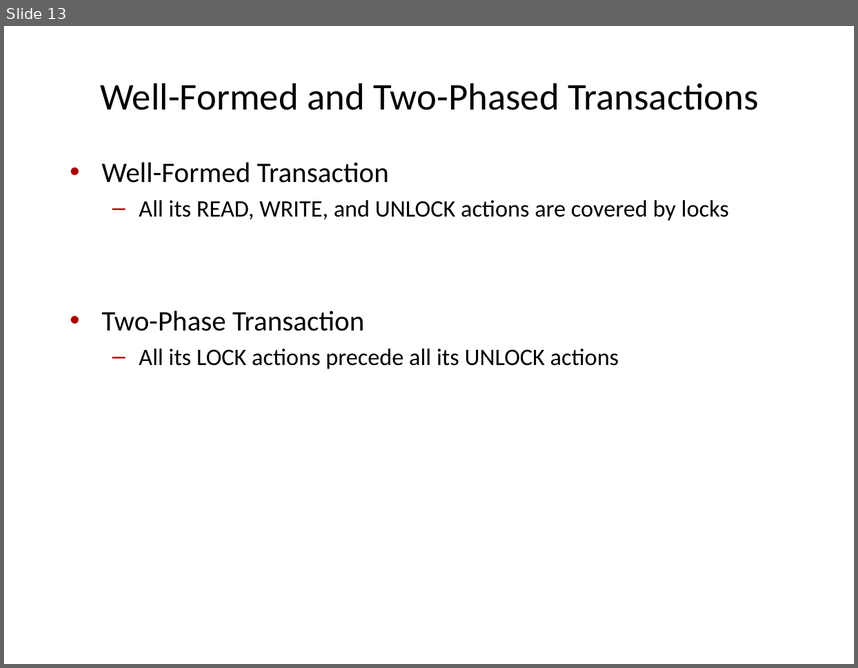
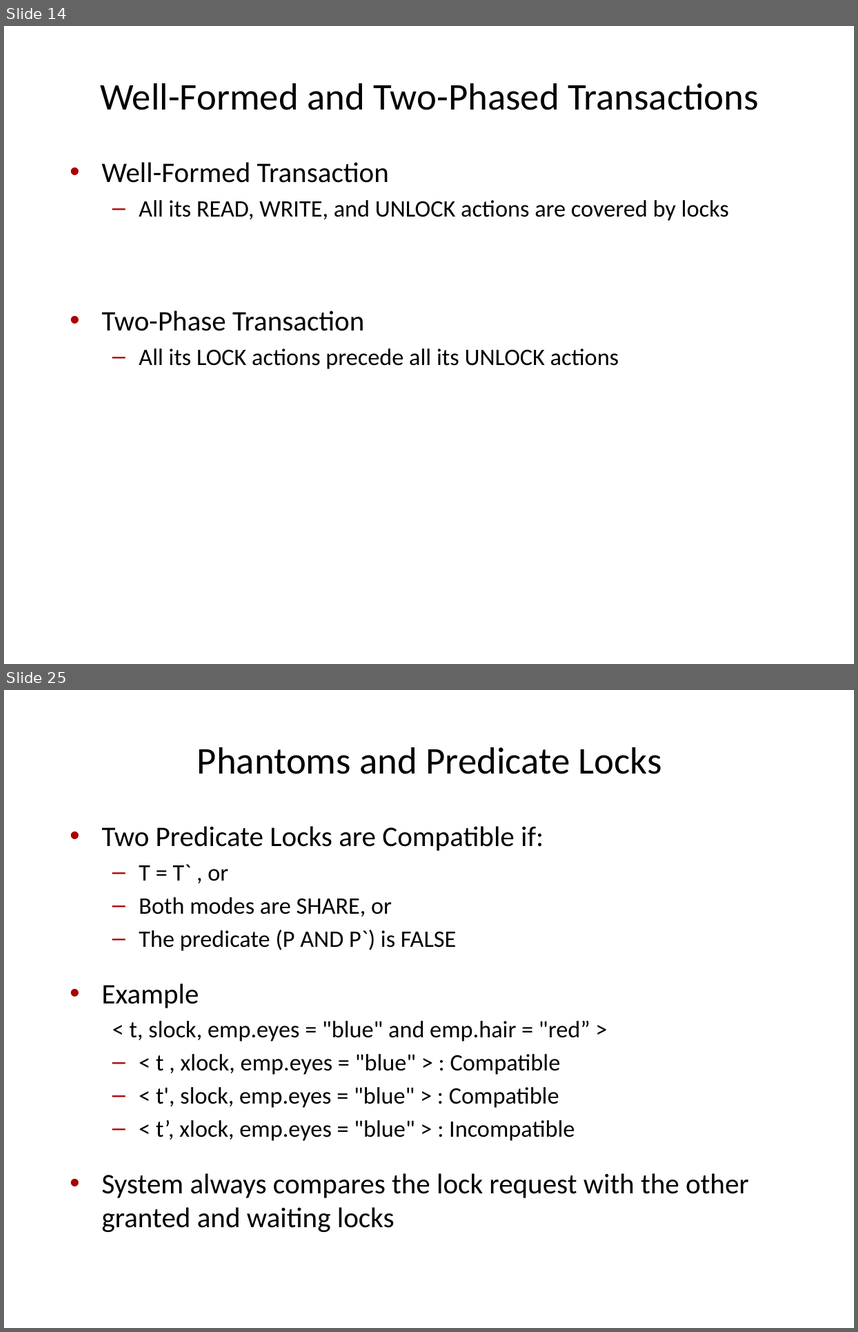
Before and after one commit to VLDB-Study/transaction-processing-study, a slide deck: chapter7/slides/Ch7-Isolation_concepts.pptx. Shown one above the other, each under a label of ours: slide 13 before the commit, slides 14 and 25 after it; the slides between them are not shown. The pictures are 858x668 and 858x1332 pixels, drawn with LibreOffice and Linux fonts; fonts in the diff are those of the drawing. Boxes give left, top, right and bottom in pixels: in the first picture for what was removed or moved away, otherwise in the second. Text is boxed around its words. In the diff, an @@ line names an element or a change of style, - is before the commit and + after.

```diff
--- a/chapter7/slides/Ch7-Isolation_concepts.pptx
+++ b/chapter7/slides/Ch7-Isolation_concepts.pptx
@@ slide 25 added at (x1=4, y1=690, x2=854, y2=1328), background #FFFFFF @@
@@ title added at (x1=197, y1=747, x2=662, y2=774), 32 pt, text #000000 @@
+Phantoms and Predicate Locks
@@ text added at (x1=102, y1=826, x2=749, y2=1232), 20 pt, text #000000 @@
+• Two Predicate Locks are Compatible if:
+  – T = T` , or
+  – Both modes are SHARE, or
+  – The predicate (P AND P`) is FALSE
+• Example
+  < t, slock, emp.eyes = "blue" and emp.hair = "red” >
+  – < t , xlock, emp.eyes = "blue" > : Compatible
+  – < t', slock, emp.eyes = "blue" > : Compatible
+  – < t’, xlock, emp.eyes = "blue" > : Incompatible
+• System always compares the lock request with the other granted and waiting locks
@@ what was slide 13 is now slide 14 @@
```
Also in this commit, not shown: 7 slides changed, 21 other slides added, 4 slides removed.
